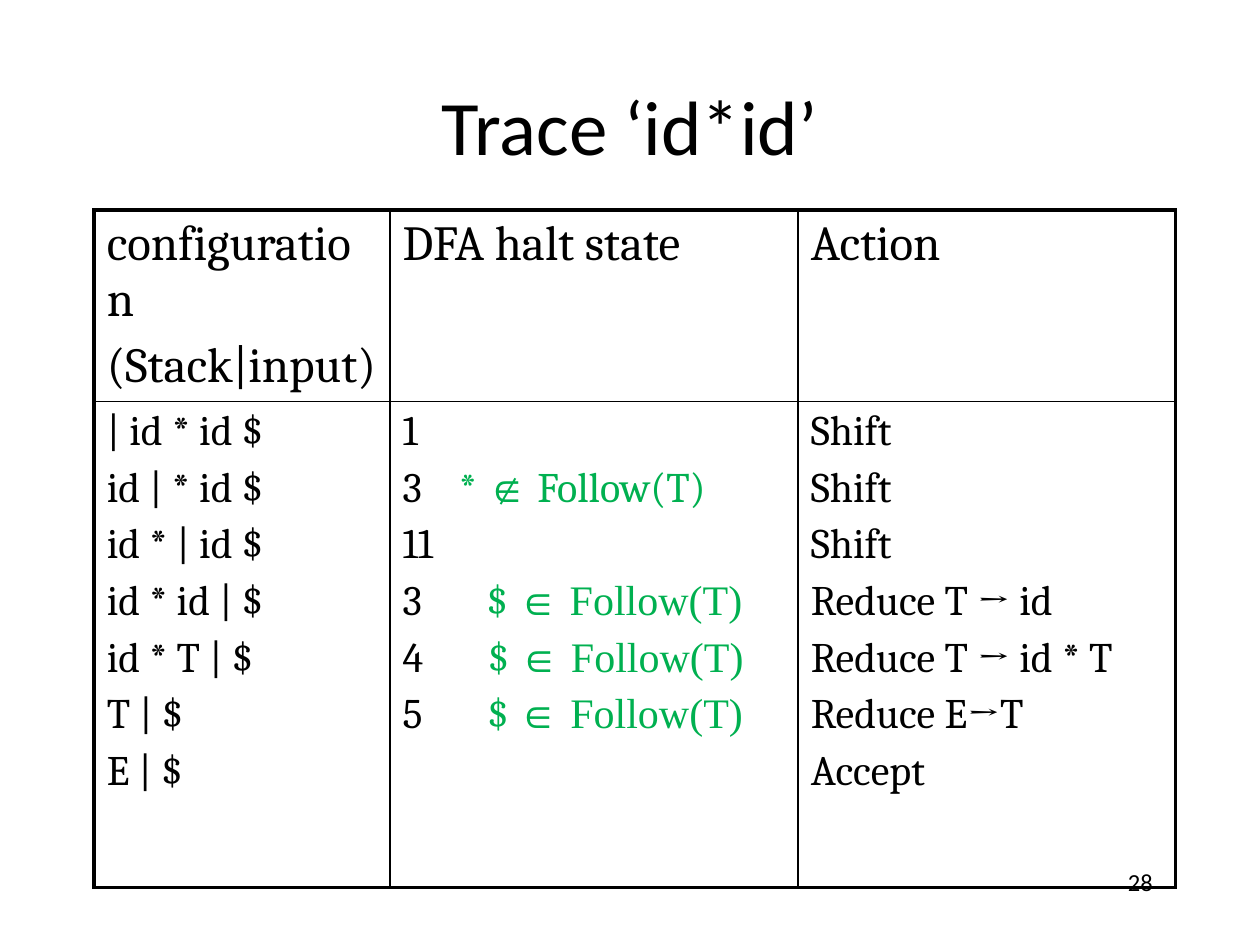
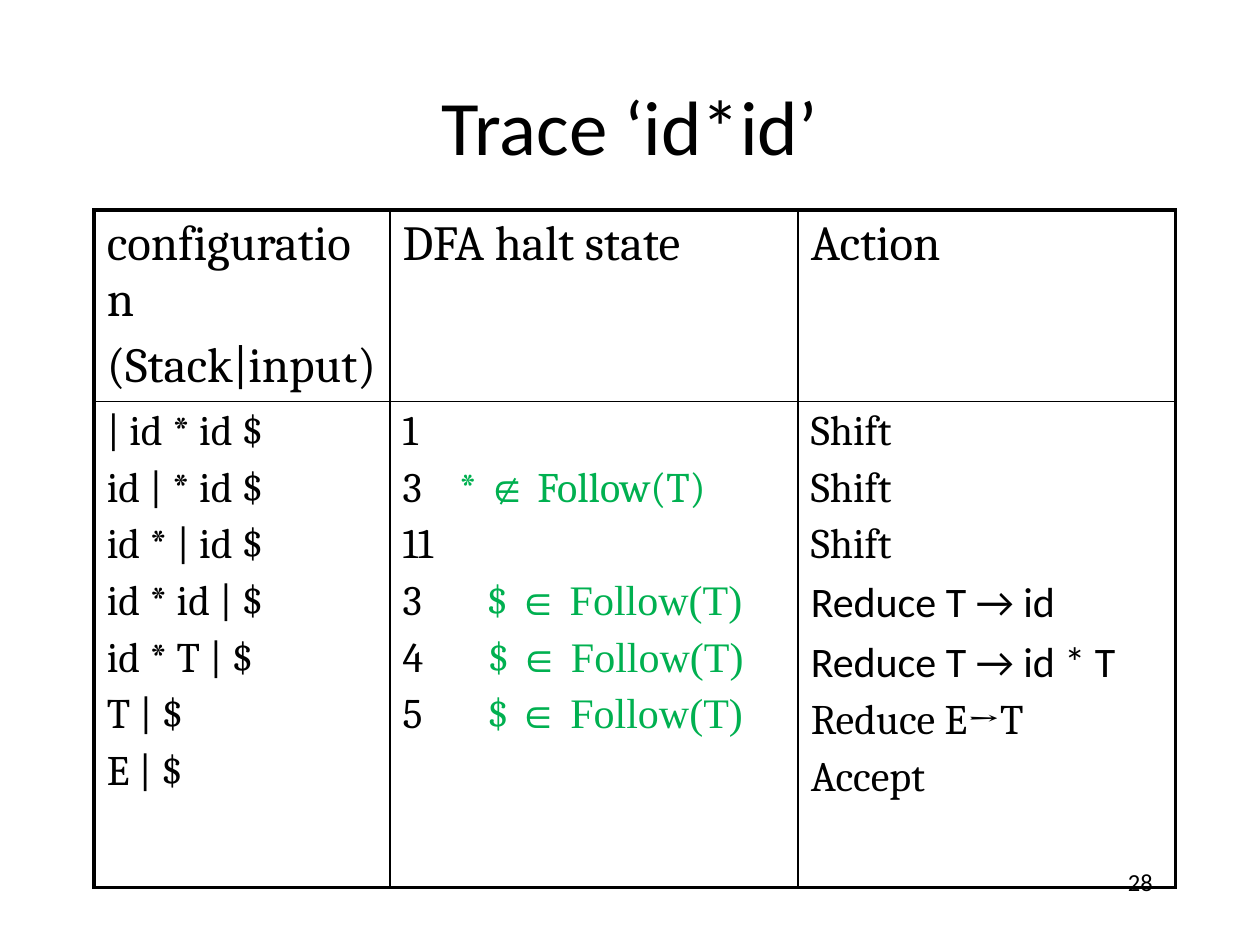
Before and after one commit to anoopsarkar/compilers-class, a slide deck: slide 28 of assets/ppt/parsing/lr3-slr_1-parsing.pptx. Drawn at 1260x945 pixels with LibreOffice and Linux fonts; fonts in the diff are those of the drawing. Boxes give left, top, right and bottom in pixels: in the first picture for what was removed or moved away, otherwise in the second. Text is boxed around its words. In the diff, an @@ line names an element or a change of style, - is before the commit and + after.

Commit message:
replaced master slide with Calibri font version

```diff
--- a/assets/ppt/parsing/lr3-slr_1-parsing.pptx
+++ b/assets/ppt/parsing/lr3-slr_1-parsing.pptx
@@ table at bbox=[94, 210, 1177, 839] @@
@@ font Cambria to Calibri in "Reduce T → id", "Reduce T → id * T" @@
```
Also in this commit, not shown: 17 other slides changed, 4 other files.
